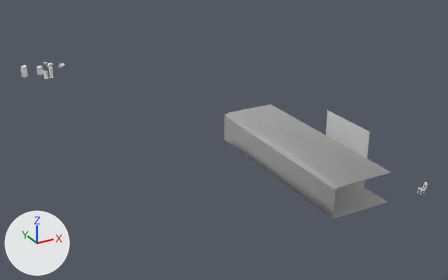
A saved change to the FBX model Assets/Resources/Models/Shelby_Room_v3.fbx.
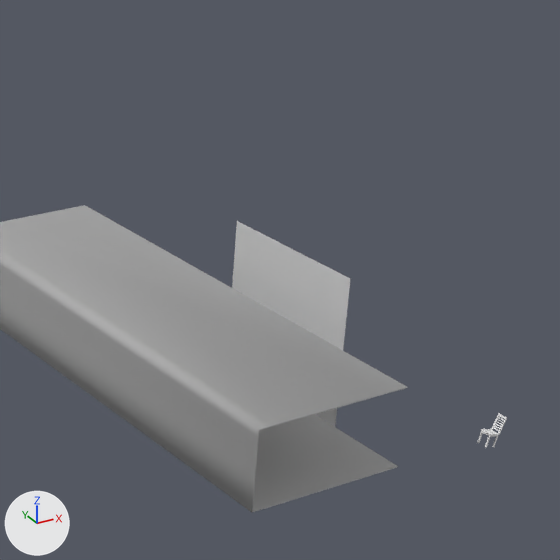
Each version is shown whole from a camera (50 mm lens) standing at (-21.8, -27.1, 16.1) and looking at (-2.8, 7.6, -1.3), then close up on the part from 53% to 100% of the width and 10% to 85% of the height. The lights are fixed; the arrows at lower left show +X, +Y and +Z. Where no turn or scale is listed for an object, it has been applied to the vertices.

Objects in the first close-up: 'Plane', 'chair', 'geo_grp_room'.
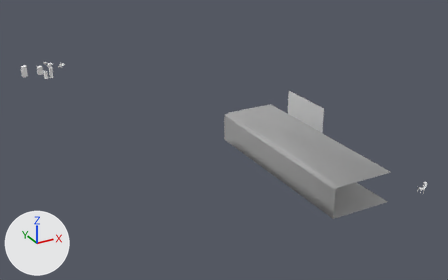
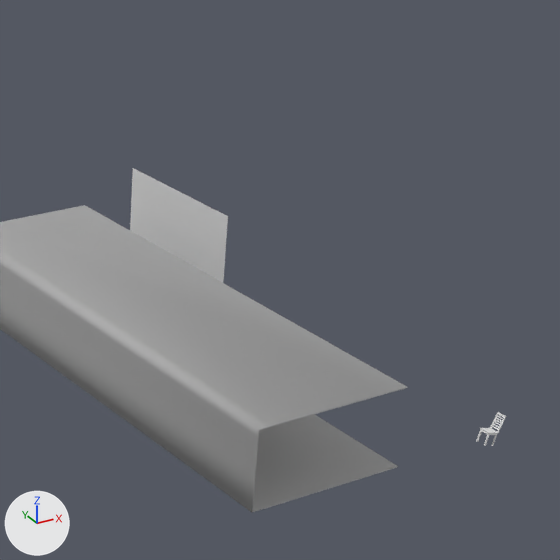
Boxes [x1, y1, x2, y2] around the edits, measured in the close-ups (560 x 560 px):
```json
{"object": "Plane", "change": "moved", "before": [232, 221, 350, 427], "after": [130, 168, 228, 283]}
{"object": "chair", "change": "moved", "before": [477, 413, 507, 448], "after": [476, 412, 506, 446]}
```

Edits to the scene script, one JSON object a line:
```json
{"op": "set", "path": "ob_chair.location", "old": "(2.96, -5.37, -0.39)", "new": "(2.92, -5.37, -0.34)"}
{"op": "set", "path": "ob_plane.location", "old": "(1.62, 0.0, 0.0)", "new": "(1.62, 4.34, 0.0)"}
```
